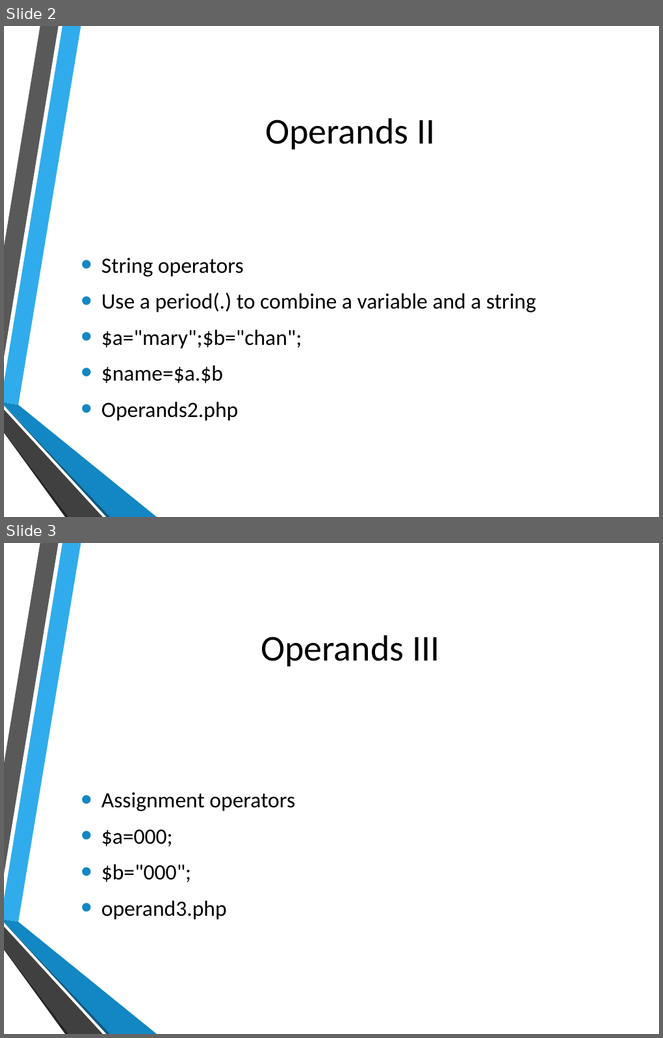
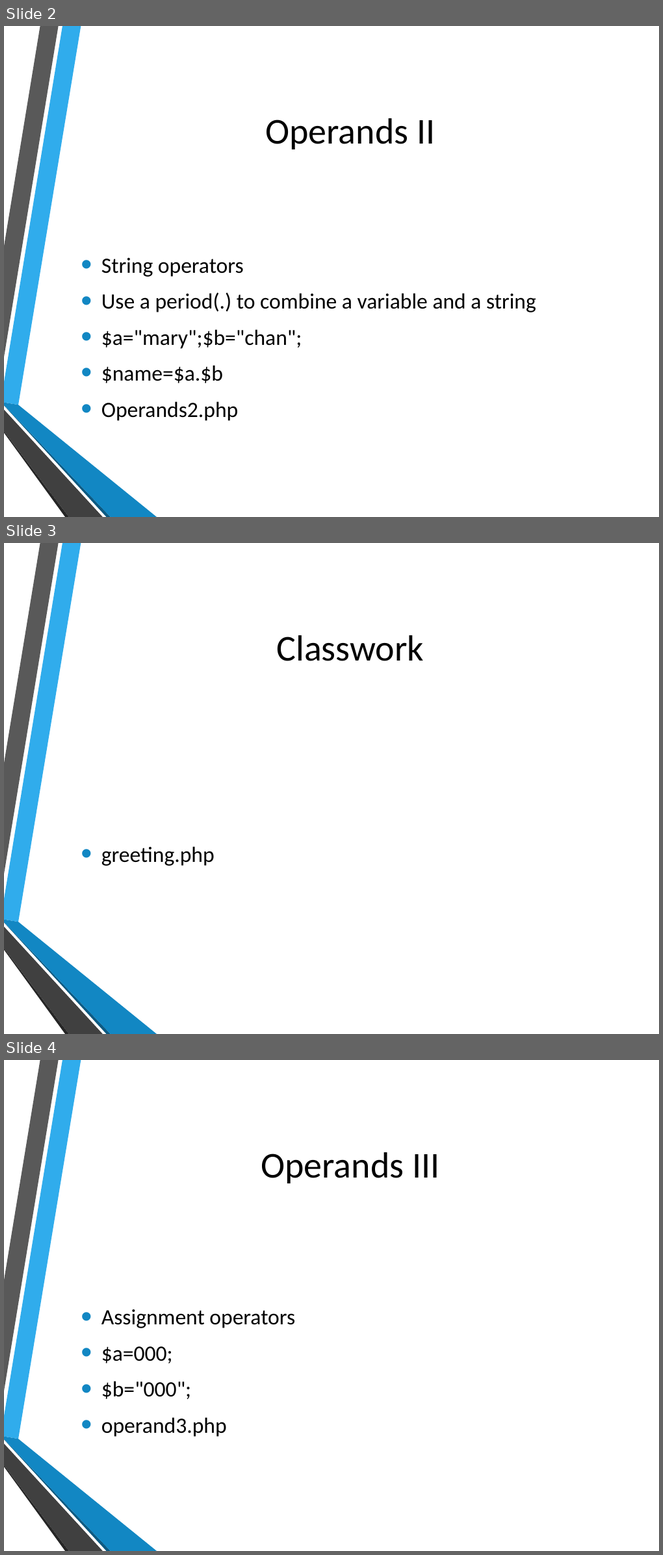
Before and after one commit to hatted/fevaworks-php, a slide deck: php-fw2/lesson2.pptx. Shown one above the other, each under a label of ours: slides 2 and 3 before the commit, slides 2, 3 and 4 after it. The pictures are 663x1038 and 663x1555 pixels, drawn with LibreOffice and Linux fonts; fonts in the diff are those of the drawing; background and template pictures are left out. Boxes give left, top, right and bottom in pixels: in the first picture for what was removed or moved away, otherwise in the second. Text is boxed around its words. In the diff, an @@ line names an element or a change of style, - is before the commit and + after.

```diff
--- a/php-fw2/lesson2.pptx
+++ b/php-fw2/lesson2.pptx
@@ slide 3 added at bbox=[4, 543, 659, 1034], background picture (left out); not listed: 6 template elements that a slide beside it also shows @@
@@ title added at bbox=[276, 635, 424, 661], 40 pt, text #000000 @@
+Classwork
@@ text added at bbox=[102, 847, 215, 866], 24 pt, text #000000 @@
+• greeting.php
@@ what was slide 3 is now slide 4 @@
```
Also in this commit, not shown: 2 slides changed, 2 other slides added, 1 other file.
